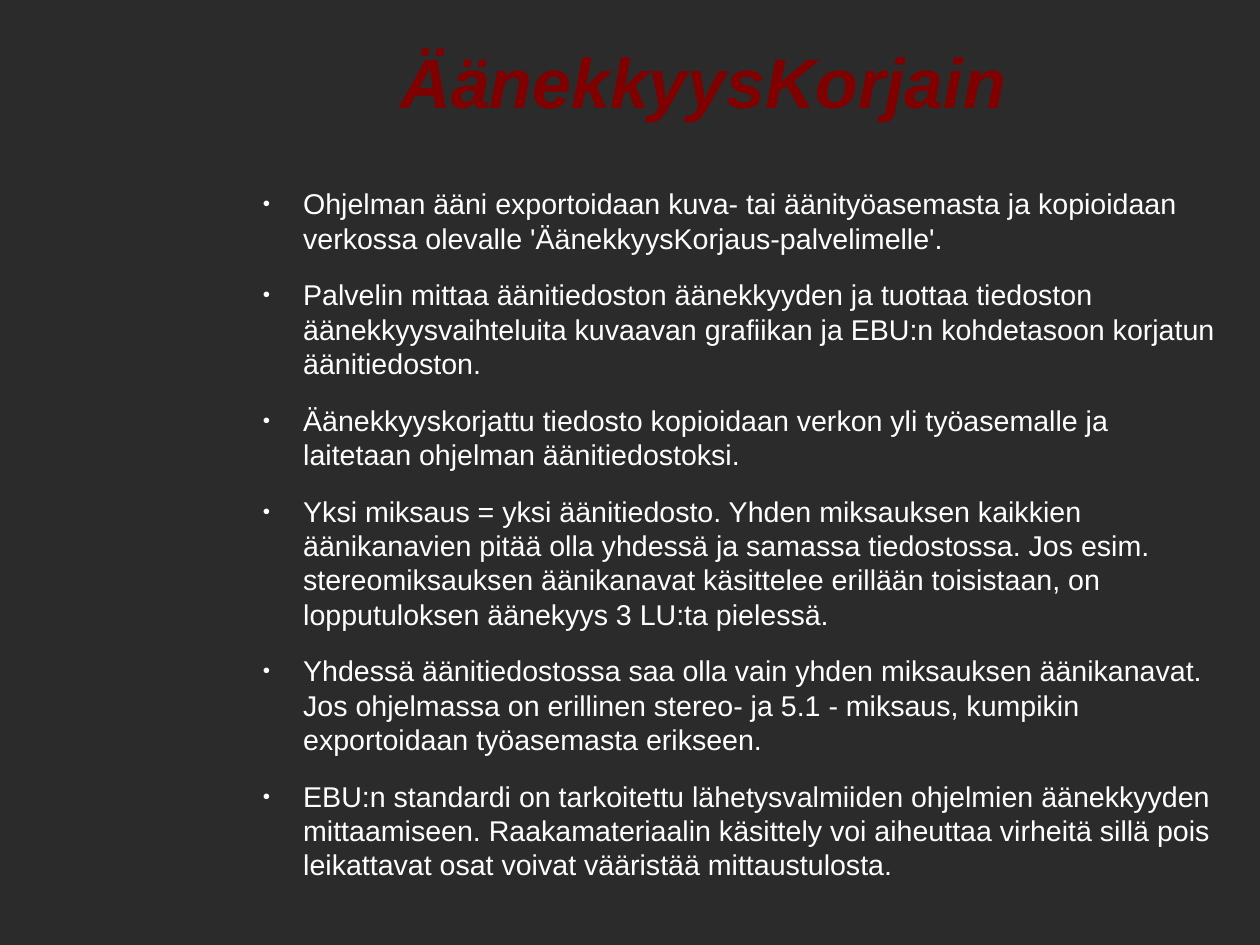
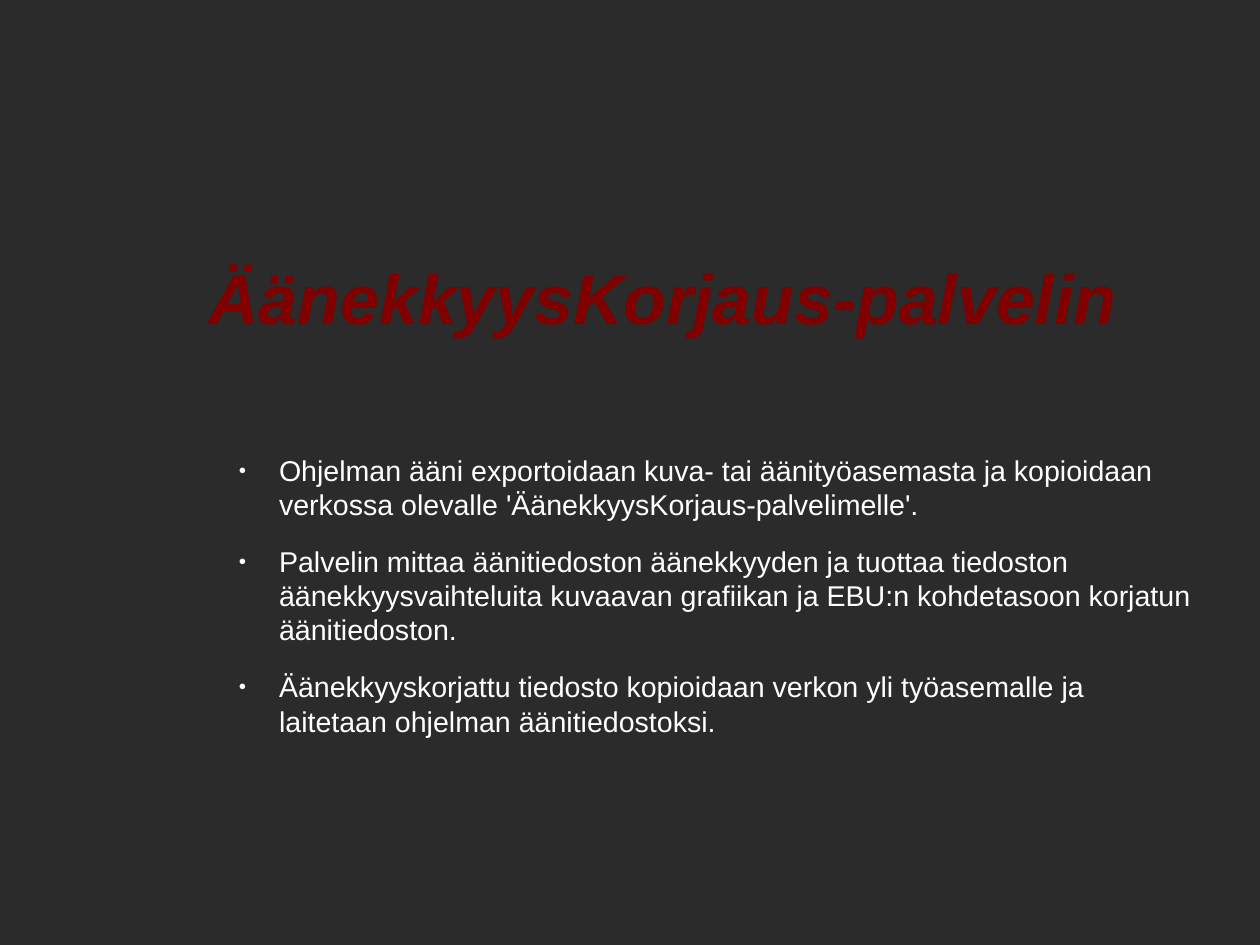
Before and after one commit to mhartzel/Introduction_To_Loudness_Correction, a slide deck: slide 19 of odp/Aanekkyyden Hallinta.odp (slide 14 before the commit). Drawn at 1260x945 pixels with LibreOffice and Linux fonts; fonts in the diff are those of the drawing; background and template pictures are left out; a plain dark background stands for a picture behind light text. Boxes give left, top, right and bottom in pixels: in the first picture for what was removed or moved away, otherwise in the second. Text is boxed around its words. In the diff, an @@ line names an element or a change of style, - is before the commit and + after.

```diff
--- a/odp/Aanekkyyden Hallinta.odp
+++ b/odp/Aanekkyyden Hallinta.odp
@@ title removed at bbox=[272, 40, 1116, 126] @@
-ÄänekkyysKorjain
@@ text "Ohjelman ääni exportoidaan kuva- tai ...": place and size @@
-text "Ohjelman ääni exportoidaan kuva- tai ..." at bbox=[303, 193, 1215, 876]
+text "Ohjelman ääni exportoidaan kuva- tai ..." at bbox=[279, 460, 1191, 737]
@@ title added at bbox=[279, 493, 918, 573], 44 pt, text #800000, bold, italic @@
+ÄänekkyysKorjaus-palvelin
@@ text at bbox=[303, 501, 1209, 876]: paragraphs removed @@
-● Yksi miksaus = yksi äänitiedosto. Yhden miksauksen kaikkien äänikanavien pitää olla yhdessä ja samassa tiedostossa. Jos esim. stereomiksauksen äänikanavat käsittelee erillään toisistaan, on lopputuloksen äänekyys 3 LU:ta pielessä.
-● Yhdessä äänitiedostossa saa olla vain yhden miksauksen äänikanavat. Jos ohjelmassa on erillinen stereo- ja 5.1 - miksaus, kumpikin exportoidaan työasemasta erikseen.
-● EBU:n standardi on tarkoitettu lähetysvalmiiden ohjelmien äänekkyyden mittaamiseen. Raakamateriaalin käsittely voi aiheuttaa virheitä sillä pois leikattavat osat voivat vääristää mittaustulosta.
```
Also in this commit, not shown: 9 other slides changed, 20 slides added, 6 slides removed, 1 other file.
